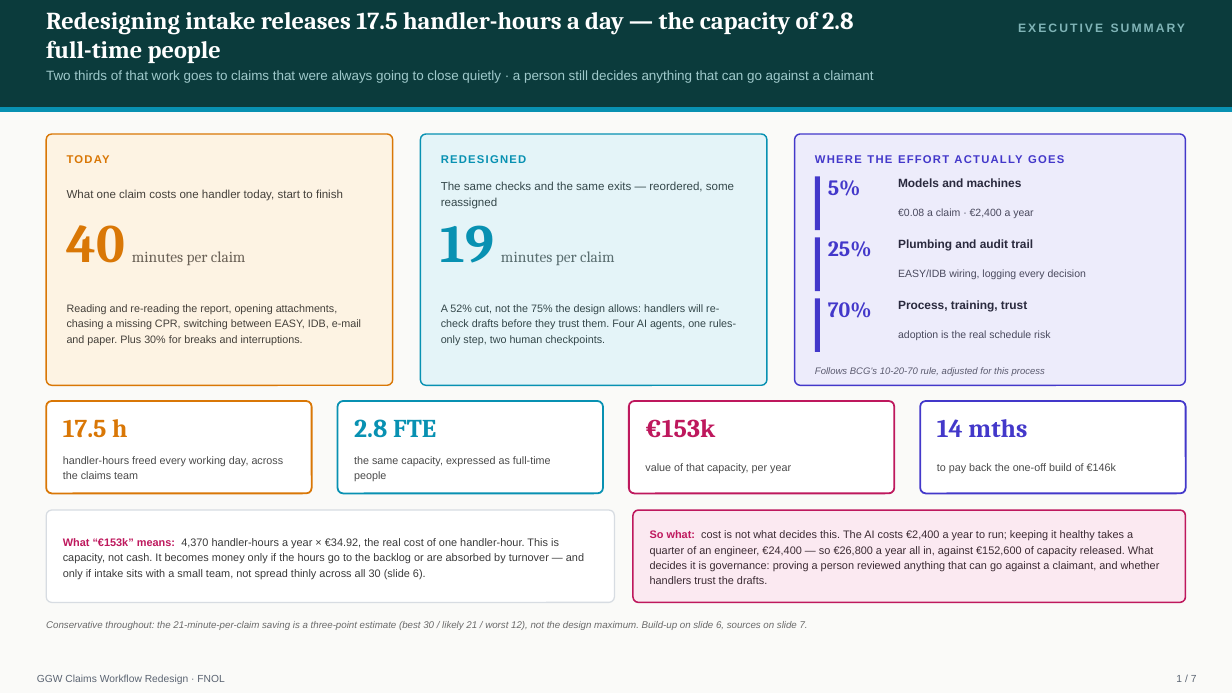
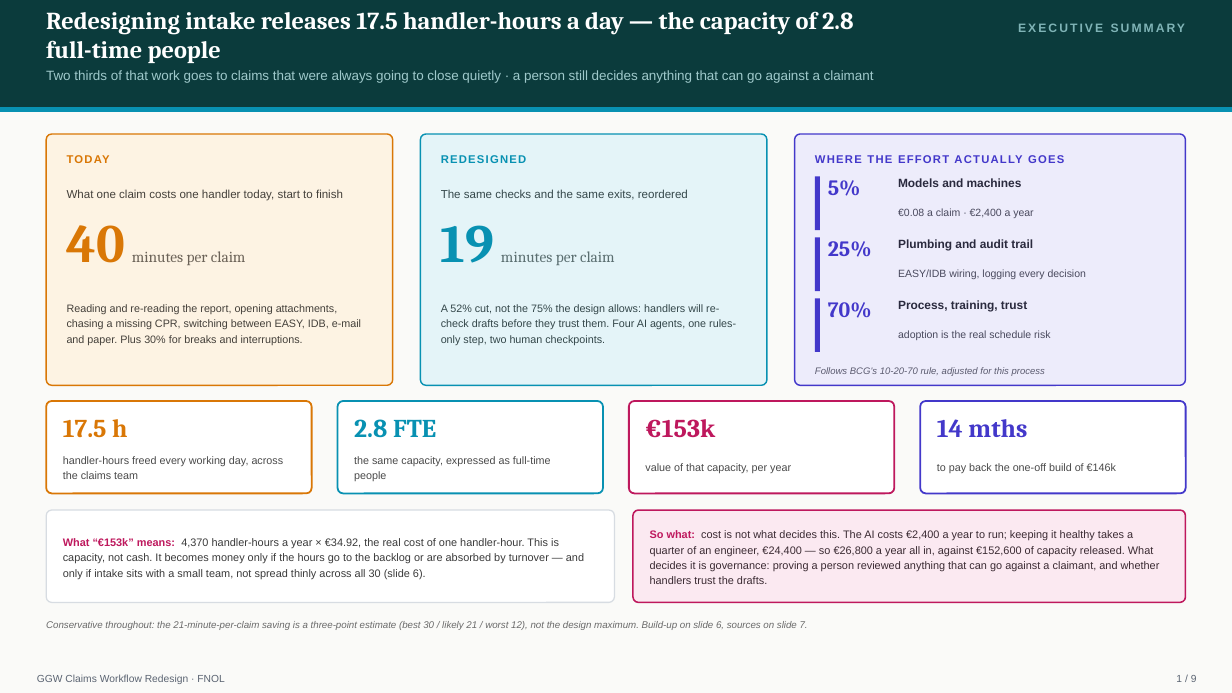
Before and after one commit to utkarshkingh/ggw_casestudy, a slide deck: slide 1 of case-study/deck/GGW_FNOL_Redesign.pptx. Drawn at 1232x693 pixels with LibreOffice and Linux fonts; fonts in the diff are those of the drawing. Boxes give left, top, right and bottom in pixels: in the first picture for what was removed or moved away, otherwise in the second. Text is boxed around its words. In the diff, an @@ line names an element or a change of style, - is before the commit and + after.

```diff
--- a/case-study/deck/GGW_FNOL_Redesign.pptx
+++ b/case-study/deck/GGW_FNOL_Redesign.pptx
@@ text at (441, 189, 688, 200): text changed @@
-The same checks and the same exits — reordered, some reassigned
+The same checks and the same exits, reordered
@@ text at (1176, 675, 1197, 682): text changed @@
-1 / 7
+1 / 9
```
Also in this commit, not shown: 6 other slides changed, 2 slides added, 4 other files.
